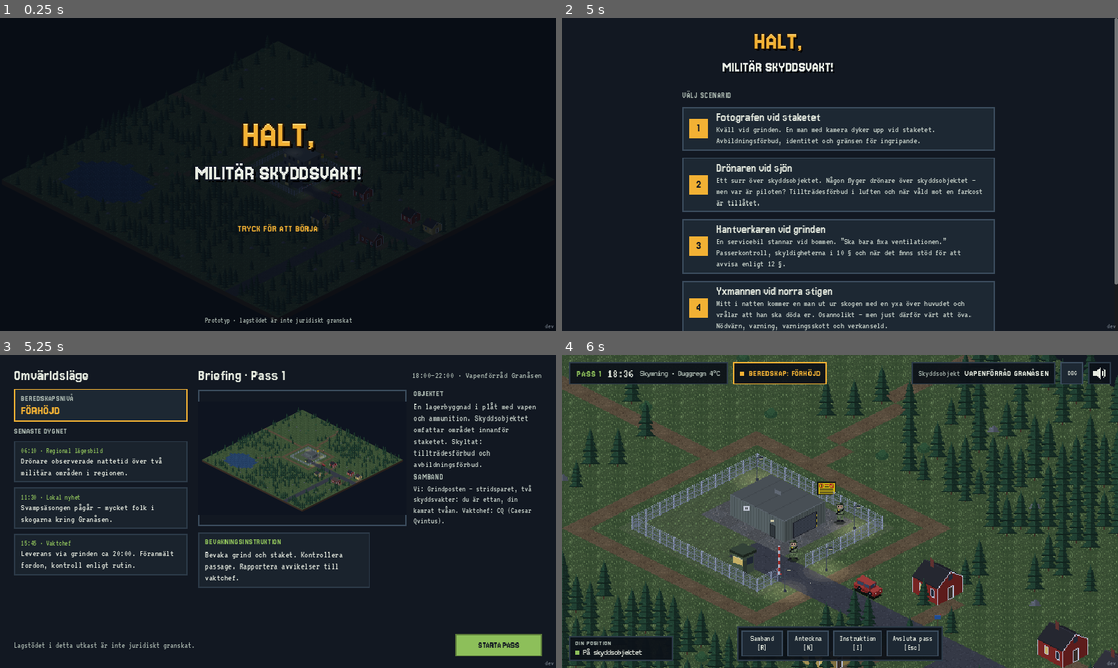
Above: before the commit, frames 1-4 (two rows, left to right).
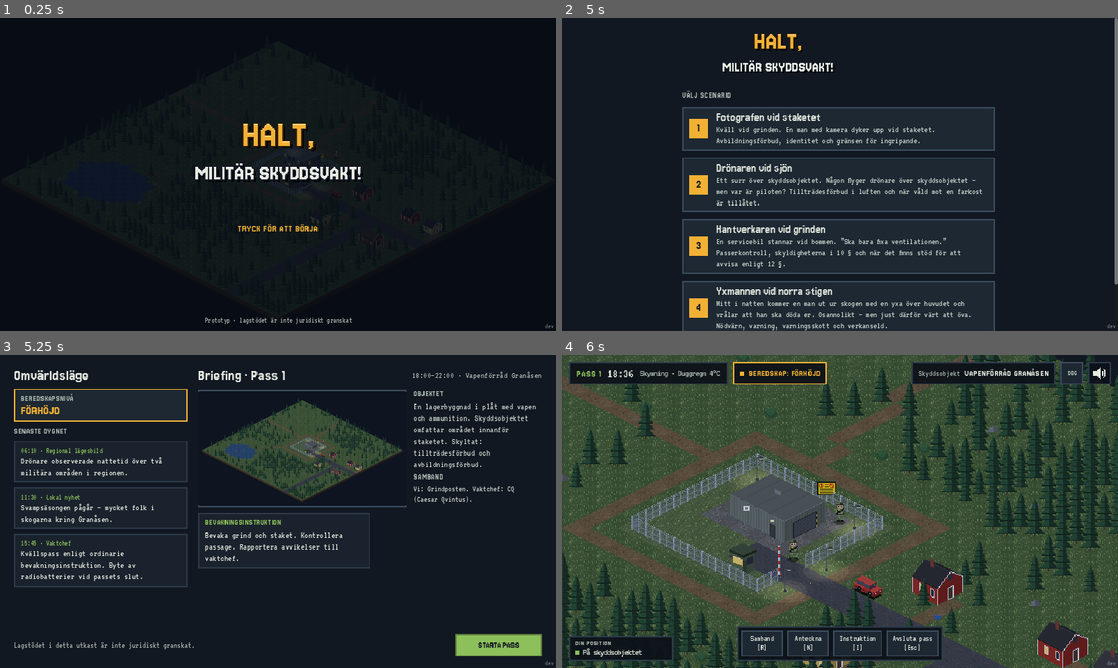
Above: after the commit, the same moments.

Repository: sulaco-hue/skyddsvakt
Game: Godot game, scene res://scenes/main.tscn
Same seed, same stepped clock (60 frames per second), same inputs: the game is played once before the commit and once after it.
Inputs (mouse positions are in pixels of both pictures, inside the frame that each line leads up to):
- Up to frame 1 (0.25 s): no input
- Up to frame 2 (5 s): tap Enter at 0.5, 2, 3.5 s; drag from (840, 174) to (895, 105) at 0.52 s; tap Space at 1.25, 2.75, 3.77, 4.25 s; drag from (728, 190) to (812, 237) at 1.27 s; move the mouse to (895, 105) at 2.02 s; tap R at 2.1 s; click (895, 105) at 2.17 s; drag from (812, 237) to (673, 127) at 2.77 s; move the mouse to (1006, 221) at 3.52 s; tap I at 3.6 s; click (1006, 221) at 3.67 s; drag from (673, 127) to (756, 96) at 4.27 s
- Up to frame 3 (5.25 s): move the mouse to (305, 511) at 5.02 s; tap 1 at 5.1 s; click (305, 511) at 5.17 s
- Up to frame 4 (6 s): click "STARTA PASS" at 5.75 s

Frames 1-2 are identical in both runs. In frame 3, 7.2% of the frame differs, in the area x 2-96%, y 11-75%; in frame 4, nothing differs.
Error in both runs: Cannot call method 'set_input_as_handled' on a null value. (res://scripts/ui/scenarioval.gd:77)

Commit message:
Kortare sambandsrad i briefingen, ny omvärldsnotis i fotografen, pratbubblor står still vid kanten tills personen syns
- Briefing: "Vi: Grindposten. Vaktchef: CQ (Caesar Qvintus)." i alla scenarier
- Fotografen: leveransen 20:00 ersatt med en vardaglig notis
- Bubbla för person utanför bild står still vid skärmkanten och följer
  först när personen själv kommer in i bild; bubblor hålls också inom
  skärmens nederkant

Co-Authored-By: Claude Opus 5.5 <noreply@anthropic.com>
Claude-Session: https://claude.ai/code/session_01PWrrRnAUGCDbWAToA7Kxse

Diff:
--- a/data/scenarier/dronaren.json
+++ b/data/scenarier/dronaren.json
@@ -32,7 +32,7 @@
   "briefing": {
     "uppdrag": "Bevaka grind och staket. Rapportera avvikelser till CQ.",
     "objektinfo": "Skyddsobjektet omfattar området innanför staketet. Skyltat: tillträdesförbud och avbildningsförbud.",
-    "samband": "Vi: Grindposten – stridsparet, två skyddsvakter: du är ettan, din kamrat tvåan. Vaktchef: CQ (Caesar Qvintus).",
+    "samband": "Vi: Grindposten. Vaktchef: CQ (Caesar Qvintus).",
     "lagstod_fokus": [
       "Tillträdesförbud – även drönare",
       "Identitet 10 §",
--- a/data/scenarier/fotografen.json
+++ b/data/scenarier/fotografen.json
@@ -21,7 +21,7 @@
     {
       "tid": "15:45",
       "kalla": "Vaktchef",
-      "text": "Leverans via grinden ca 20:00. Föranmält fordon, kontroll enligt rutin."
+      "text": "Kvällspass enligt ordinarie bevakningsinstruktion. Byte av radiobatterier vid passets slut."
     }
   ],
   "briefing": {
@@ -47,7 +47,7 @@
         "handling": "dokumentera"
       }
     ],
-    "samband": "Vi: Grindposten – stridsparet, två skyddsvakter: du är ettan, din kamrat tvåan. Vaktchef: CQ (Caesar Qvintus)."
+    "samband": "Vi: Grindposten. Vaktchef: CQ (Caesar Qvintus)."
   },
   "karta": "res://data/kartor/granasen.json",
   "fakta": {
--- a/data/scenarier/hantverkaren.json
+++ b/data/scenarier/hantverkaren.json
@@ -33,7 +33,7 @@
   "briefing": {
     "uppdrag": "Bemanna grinden och sköt passerkontrollen. Endast föranmälda och kontrollerade personer släpps in. Rapportera avvikelser till CQ.",
     "objektinfo": "Skyddsobjektet omfattar området innanför staketet. Tillträdesförbud gäller för obehöriga.",
-    "samband": "Vi: Grindposten – stridsparet, två skyddsvakter: du är ettan, din kamrat tvåan. Vaktchef: CQ (Caesar Qvintus).",
+    "samband": "Vi: Grindposten. Vaktchef: CQ (Caesar Qvintus).",
     "lagstod_fokus": [
       "Skyldigheter 10 §",
       "Avvisa 12 §",
--- a/data/scenarier/yxmannen.json
+++ b/data/scenarier/yxmannen.json
@@ -29,7 +29,7 @@
   "briefing": {
     "uppdrag": "Bevaka grind och staket under natten. Rapportera avvikelser till CQ.",
     "objektinfo": "Skyddsobjektet omfattar området innanför staketet. Skyltat: tillträdesförbud och avbildningsförbud.",
-    "samband": "Vi: Grindposten – stridsparet, två skyddsvakter: du är ettan, din kamrat tvåan. Vaktchef: CQ (Caesar Qvintus).",
+    "samband": "Vi: Grindposten. Vaktchef: CQ (Caesar Qvintus).",
     "lagstod_fokus": [
       "Nödvärn 24 kap. 1 § BrB",
       "Varning: ”Halt eller jag skjuter skarpt!”",
--- a/data/scenarier/zombies.json
+++ b/data/scenarier/zombies.json
@@ -29,7 +29,7 @@
   "briefing": {
     "uppdrag": "Bevaka grind och staket under natten. Rapportera avvikelser till CQ.",
     "objektinfo": "Skyddsobjektet omfattar området innanför staketet. Skyltat: tillträdesförbud och avbildningsförbud.",
-    "samband": "Vi: Grindposten – stridsparet, två skyddsvakter: du är ettan, din kamrat tvåan. Vaktchef: CQ (Caesar Qvintus).",
+    "samband": "Vi: Grindposten. Vaktchef: CQ (Caesar Qvintus).",
     "mal": []
   },
   "anropssignaler": {
--- a/scripts/ui/hud.gd
+++ b/scripts/ui/hud.gd
@@ -286,6 +286,11 @@
 			_bubblor.erase(b)
 			continue
 		var mal: Node2D = b["mal"]
+		# Är personen själv utanför bild? Då står bubblan still vid kanten tills han syns.
+		var fot := kamera * mal.global_position
+		b["utanfor"] = not get_viewport_rect().grow(-4.0).has_point(fot)
+		if not bool(b["utanfor"]):
+			b.erase("fast_pos")
 		var pos := kamera * (mal.global_position + Vector2(0, -float(b["hojd"])))
 		if b["stig"]:
 			pos.y -= (float(b["start"]) - float(b["t"])) * 18.0
@@ -303,6 +308,11 @@
 	for b in _bubblor:
 		var nod: Control = b["nod"]
 		if not is_instance_valid(nod) or nod.size == Vector2.ZERO:
+			continue
+		if b.has("fast_pos"):
+			nod.position = b["fast_pos"]
+			placerade.append(Rect2(nod.position - Vector2(3.0, 3.0), nod.size).grow(3.0))
+			nod.modulate.a = 1.0
 			continue
 		var naturlig_y := nod.position.y
 		var r := Rect2(nod.position + Vector2(0.0, float(b.get("dy", 0.0))), nod.size).grow(3.0)
@@ -321,10 +331,13 @@
 				if r.intersects(p):
 					r.position.y = p.end.y + 1.0
 		r.position.x = clampf(r.position.x, 4.0, skarm.x - r.size.x - 4.0)
+		r.position.y = minf(r.position.y, skarm.y - r.size.y - 4.0)
 		b["dy"] = r.position.y + 3.0 - naturlig_y
 		placerade.append(r)
 		nod.position = (r.position + Vector2(3.0, 3.0)).round()
 		nod.modulate.a = 1.0
+		if bool(b.get("utanfor", false)):
+			b["fast_pos"] = nod.position
 
 
 func _pa_debug_knapp(id: String) -> void:
